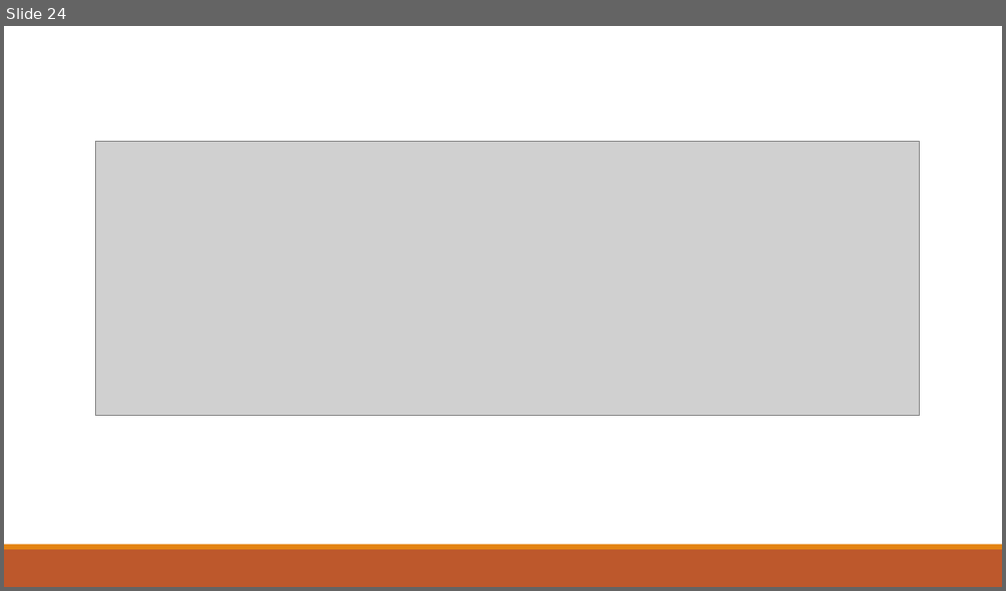
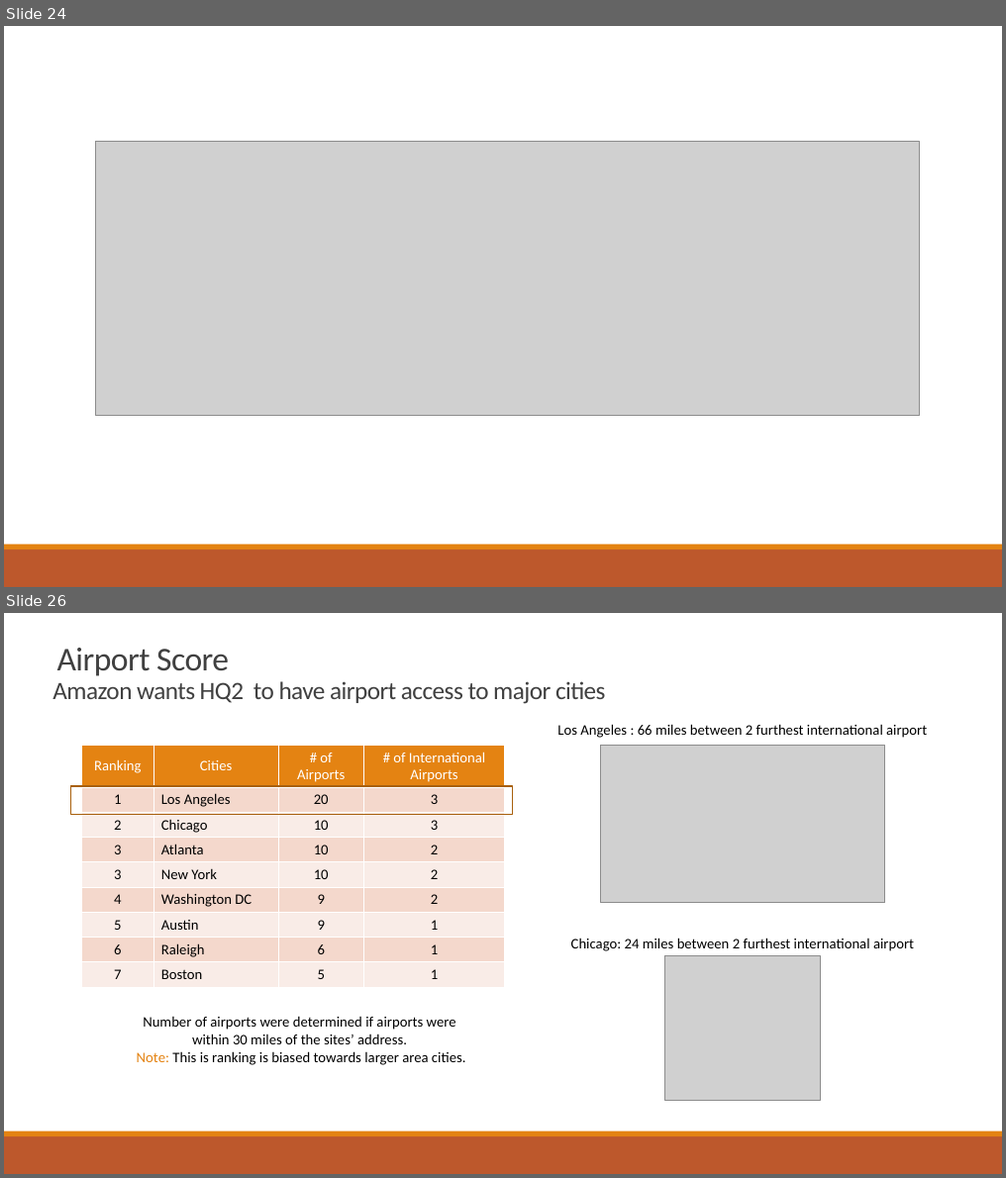
Before and after one commit to indranik/BC_Project1, a slide deck: Project1_Presentation.pptx. Shown one above the other, each under a label of ours: slide 24 before the commit, slides 24 and 26 after it; the slides between them are not shown. The pictures are 1006x591 and 1006x1178 pixels, drawn with LibreOffice and Linux fonts; fonts in the diff are those of the drawing; grey boxes stand for pictures. Boxes give left, top, right and bottom in pixels: in the first picture for what was removed or moved away, otherwise in the second. Text is boxed around its words. In the diff, an @@ line names an element or a change of style, - is before the commit and + after.

```diff
--- a/Project1_Presentation.pptx
+++ b/Project1_Presentation.pptx
@@ slide 26 added at bbox=[4, 613, 1002, 1174], background #FFFFFF; not listed: 2 template elements that a slide beside it also shows @@
@@ title added at bbox=[57, 648, 229, 676], 32 pt, text #404040 @@
+Airport Score
@@ text added at bbox=[53, 681, 605, 704], 24 pt, text #404040 @@
+Amazon wants HQ2 to have airport access to major cities
@@ text added at bbox=[557, 724, 927, 738], 14 pt, text #000000 @@
+Los Angeles : 66 miles between 2 furthest international airport
@@ table added at bbox=[82, 745, 505, 986], 9 rows, 4 columns @@
+Ranking | Cities | # of Airports | # of International Airports
+1 | Los Angeles | 20 | 3
+2 | Chicago | 10 | 3
+3 | Atlanta | 10 | 2
+3 | New York | 10 | 2
+4 | Washington DC | 9 | 2
+5 | Austin | 9 | 1
+6 | Raleigh | 6 | 1
+7 | Boston | 5 | 1
@@ rectangle added at bbox=[91, 738, 933, 791], fill #FFFFFF @@
@@ picture added at bbox=[601, 745, 885, 903] @@
@@ rectangle added at bbox=[71, 786, 512, 815], outline #A9610D 1.25 pt @@
@@ text added at bbox=[571, 938, 914, 952], 14 pt, text #000000 @@
+Chicago: 24 miles between 2 furthest international airport
@@ picture added at bbox=[665, 956, 821, 1100] @@
@@ text added at bbox=[137, 1016, 466, 1065], 14 pt, text #000000 @@
+Number of airports were determined if airports were within 30 miles of the sites’ address.
+Note: This is ranking is biased towards larger area cities.
```
Also in this commit, not shown: 1 other slide added, 2 other files.
